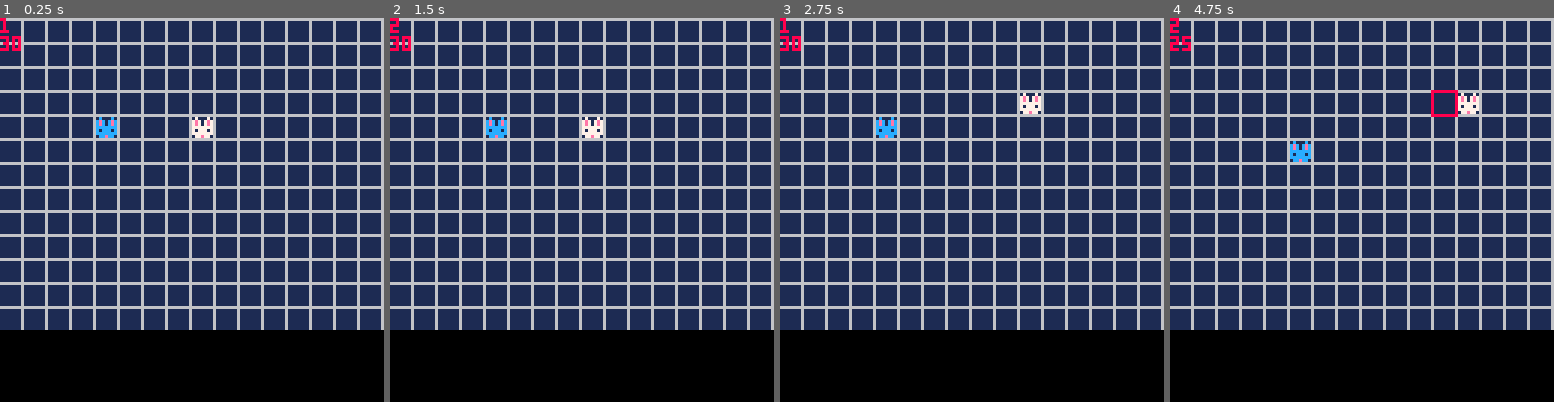
Above: before the commit, frames 1-4 (left to right).
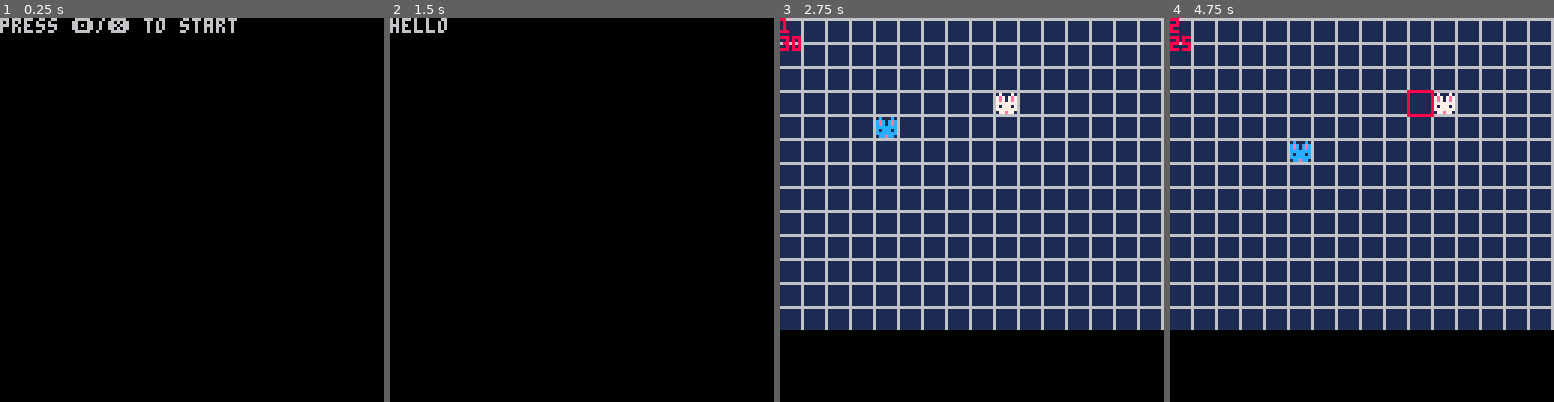
Above: after the commit, the same moments.

Repository: graphitical/d8-knight
Game: PICO-8 cartridge main.p8
Two runs of this game, one before a commit and one after it. Both use one fixed random seed, a clock stepped at 60 frames per second and the inputs below.
Inputs:
- Up to frame 1 (0.25 s): no input
- Up to frame 2 (1.5 s): tap X (X key) at 0.33, 1.07 s; tap O (Z key) at 0.7 s
- Up to frame 3 (2.75 s): hold Right 1.6-2.1 s; tap O (Z key) at 1.7, 2.1, 2.5 s; tap X (X key) at 1.85 s; hold Up 2.15-2.42 s; hold Right from 2.47 s (still down)
- Up to frame 4 (4.75 s): tap O (Z key) every 0.4 s from 2.9 to 4.5 s; tap X (X key) at 2.97, 4.08 s; release Right at 3.03 s; hold Left 3.08-3.58 s; hold Down 3.63-3.97 s; hold Right 4.02-4.68 s; hold Up from 4.73 s (still down)

The runs differ from the first frame. In frame 1, 81% of the frame differs, in the area x 0-100%, y 0-82%; in frame 2, 81%; in frame 3, 0.5%; in frame 4, 0.7%.

Commit message:
Implement skeleton of game-state management

Diff:
--- a/main.p8
+++ b/main.p8
@@ -1,6 +1,76 @@
 pico-8 cartridge // http://www.pico-8.com
 version 36
 __lua__
+-- main
+g = {}
+g.upd = mmenu_upd
+g.drw = mmenu_drw
+
+function _init()
+ mmenu_ini()
+end
+
+function _update()
+ g.upd()
+end
+
+function _draw()
+ g.drw()
+end
+-->8
+-- main menu
+
+function mmenu_ini()
+ g.upd = mmenu_upd
+ g.drw = mmenu_drw
+end
+
+function mmenu_upd()
+ if btn(🅾️) or btn(❎) then
+  ctscn_ini()
+ end
+end
+
+function mmenu_drw()
+ cls()
+ print("press 🅾️/❎ to start")
+end
+-->8
+-- cutscene/dialogue
+ctscn = {start=0}
+
+function ctscn_ini()
+ ctscn.start = time()
+ g.upd = ctscn_upd
+ g.drw = ctscn_drw
+end
+
+function ctscn_upd()
+ if time()-ctscn.start < 1 then
+  return
+ end
+ if time()-ctscn.start > 8 or
+    btn(❎) or btn(🅾️) then
+  cmbt_ini()
+ end
+end
+
+function ctscn_drw()
+ cls()
+ local t = time() - ctscn.start
+ local s = "hello"
+ if t > 1 then
+  s = s..sub("...",1,t-1)
+ end
+ if t > 5 then
+  s = s.." this is the end of the\nscene"
+ end
+ print(s)
+end
+-->8
+-- non-combat exploration
+-->8
+-- combat
 function render_path(pc)
  for p in all(pc.tail) do
   x0 = p[1]*8-1
@@ -49,7 +119,7 @@
 
 end
 
-function _init()
+function cmbt_ini()
  cls()
  players = {}
  pc = { i=4, j=4, mvmt=30, tail={}, sp=1}
@@ -58,9 +128,11 @@
  add(players,pc)
  num_turns = #players
  player_turn = 1
+ g.upd = cmbt_upd
+ g.drw = cmbt_drw
 end
 
-function _update()
+function cmbt_upd()
  pc = players[player_turn]
  if (btnp(⬅️)) move_pc(pc,-1, 0)
  if (btnp(➡️)) move_pc(pc, 1, 0)
@@ -69,7 +141,7 @@
  if (btnp(4))  end_turn(pc)
 end
 
-function _draw()
+function cmbt_drw()
  cls()
  map()
  for pc in all(players) do
@@ -80,6 +152,8 @@
  render_path(players[player_turn])
  print(pc.mvmt)
 end
+-->8
+-- credits
 __gfx__
 00000000000000006666666688888888000000000000000000000000000000000000000000000000000000000000000000000000000000000000000000000000
 000000000c000c001111111600000008050005000400040007000700000000000000000000000000000000000000000000000000000000000000000000000000
